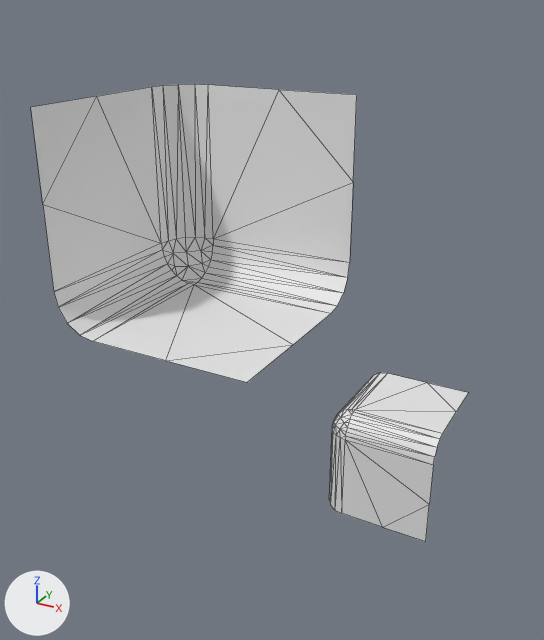
What one commit did to the OBJ model workshops/w6_polygonization/data/bmc/bmc_tiles/t_130.obj.
Rendered twice from a 50 mm lens placed at (0.842, -1.071, 0.609), pointed at (0.23, 0.043, 0.053). The lights are fixed; the arrows at lower left show +X, +Y and +Z. Mesh edges are drawn as thin lines. Where no turn or scale is listed for an object, it has been applied to the vertices.

The scene before the commit, as lines of its bpy script (objects in view):
```python
me_t_130 = bpy.data.meshes.new('t_130')
me_t_130.from_pydata(...)  # 104 vertices, 156 faces; spans x 0.25..0.5, y -0.5..0.5, z -0.5..0.5
ob_t_130 = bpy.data.objects.new('t_130', me_t_130)
ob_t_130.location = (0.0, 0.0, 0.0)
```
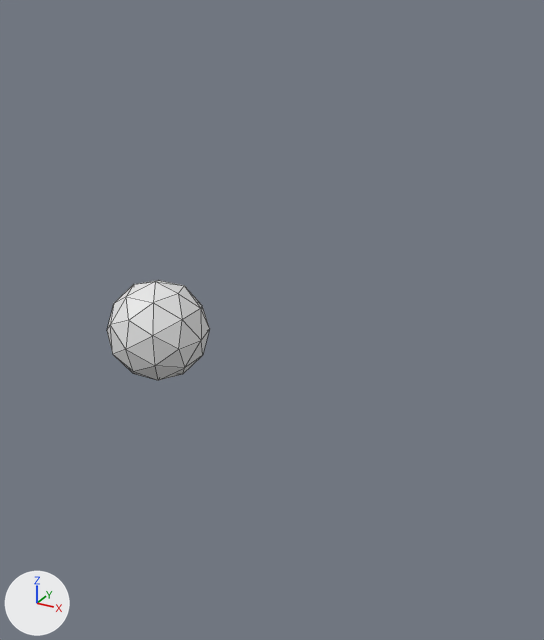
Where the change shows, as pixel boxes (x1, y1, x2, y2) in the pictures (544 x 640 px):
```json
{"object": "t_130", "change": "reshaped", "before": [31, 84, 468, 541], "after": [107, 280, 210, 380], "on screen": "76% narrower, 78% shorter"}
{"part": 1, "of": "me_t_130", "change": "added", "after": [107, 280, 210, 380]}
{"part": 2, "of": "me_t_130", "change": "deleted", "before": [31, 84, 357, 382]}
{"part": 3, "of": "me_t_130", "change": "deleted", "before": [329, 373, 468, 541]}
```

Edits to the scene script, one JSON object a line:
```json
{"block": "me_t_130", "where": "me_t_130.from_pydata(...)  # 104 vertices, 156 faces; spans x 0.25..0.5, y -0.5..0.5, z -0.5..0.5"}
{"block": "me_t_130", "where": "# used by ob_t_130; location = (0.0, 0.0, 0.0)"}
{"block": "me_t_130", "change": "me_t_130 part 1: a new loose piece, an icosphere of 80 faces spanning x -0.1..0.1, y -0.1..0.1, z -0.1..0.1"}
{"block": "me_t_130", "change": "me_t_130 part 2: the loose piece of 52 vertices spanning x 0.25..0.5, y -0.5..-0.25, z 0.25..0.5 is deleted"}
{"block": "me_t_130", "change": "me_t_130 part 3: the loose piece of 52 vertices spanning x 0.25..0.5, y 0.25..0.5, z -0.5..-0.25 is deleted"}
```
